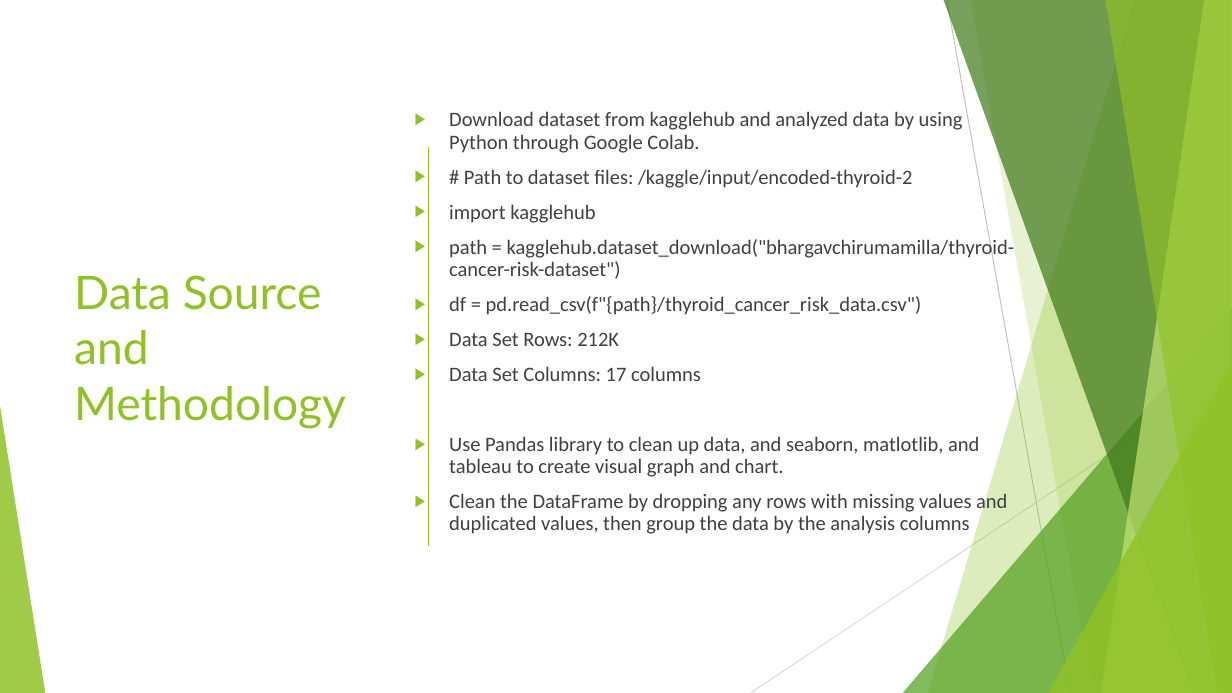
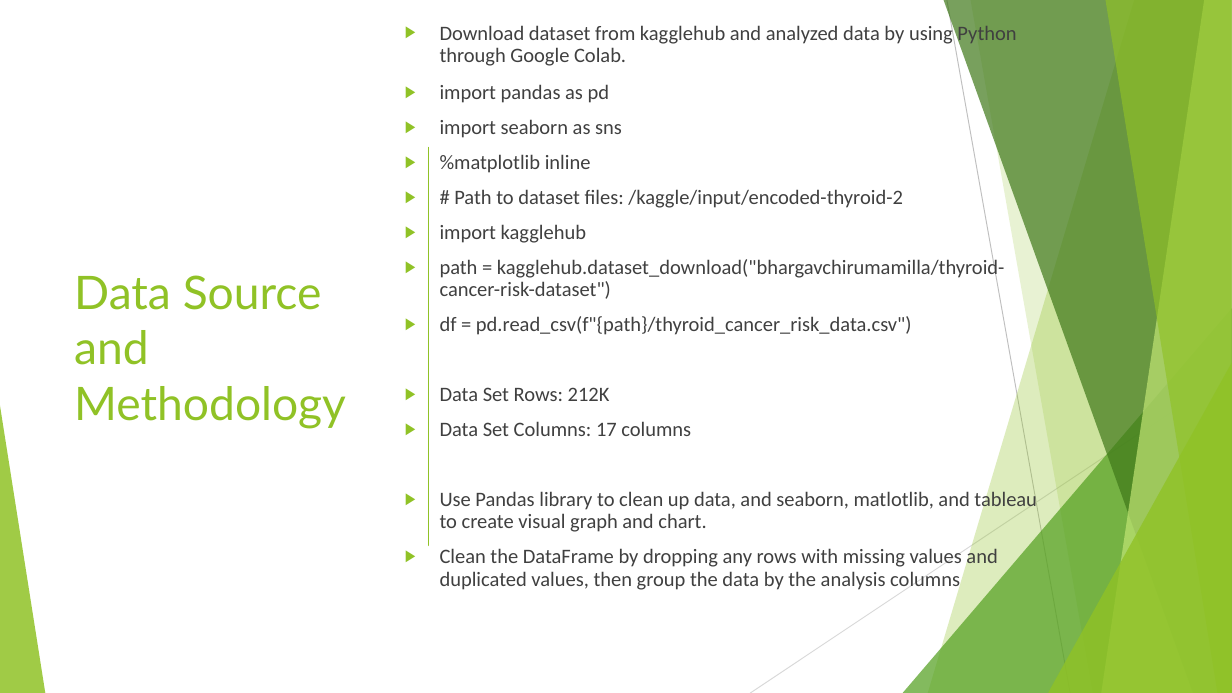
Before and after one commit to susielee1/Capstone-Project-Thyroid-Cancer, a slide deck: slide 3 of Capstone Project-Thyroid Cancer Powerpoint.pptx. Drawn at 1232x693 pixels with LibreOffice and Linux fonts; fonts in the diff are those of the drawing. Boxes give left, top, right and bottom in pixels: in the first picture for what was removed or moved away, otherwise in the second. Text is boxed around its words. In the diff, an @@ line names an element or a change of style, - is before the commit and + after.

```diff
--- a/Capstone Project-Thyroid Cancer Powerpoint.pptx
+++ b/Capstone Project-Thyroid Cancer Powerpoint.pptx
@@ text "Download dataset from kagglehub and ...": place and size @@
-text "Download dataset from kagglehub and ..." at box(449, 111, 1015, 534)
+text "Download dataset from kagglehub and ..." at box(440, 22, 1037, 592)
@@ text at box(440, 84, 622, 173): paragraphs added @@
+▶ import pandas as pd
+▶ import seaborn as sns
+▶ %matplotlib inline
```
Also in this commit, not shown: 4 other slides changed, 3 slides added, 2 slides removed.
